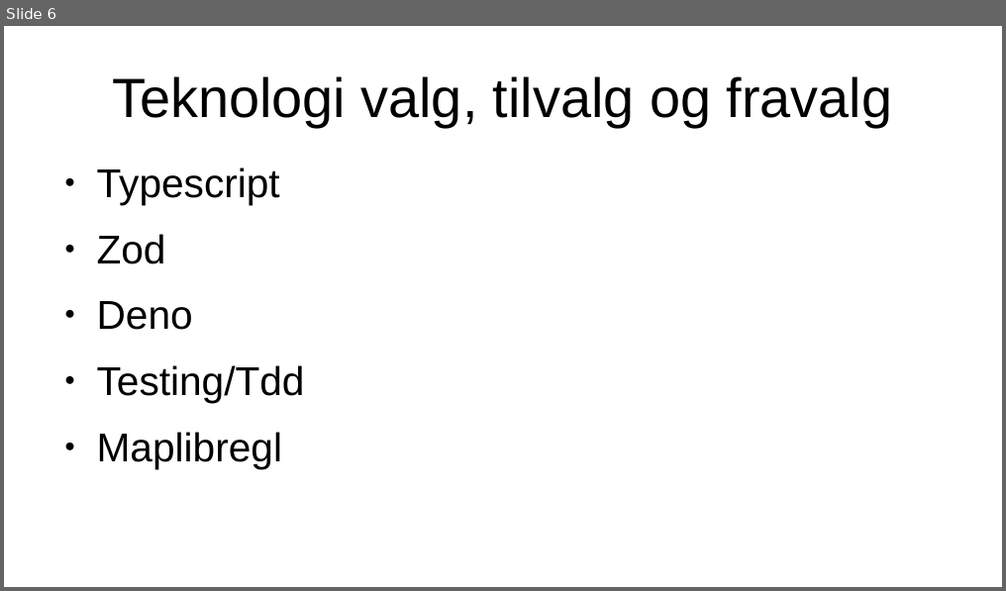
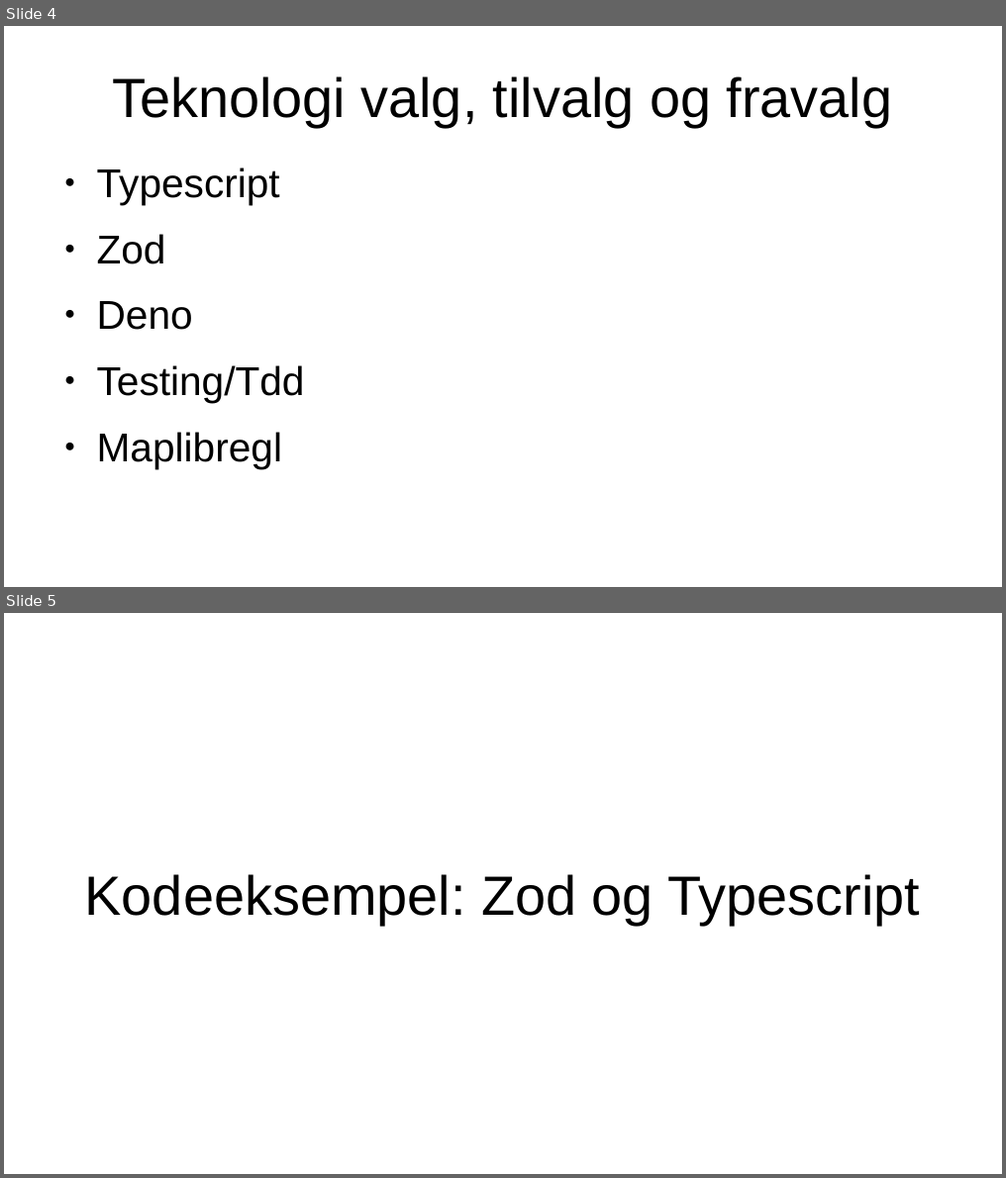
Before and after one commit to mtkonge/avarts, a slide deck: docs/tph.odp. Shown one above the other, each under a label of ours: slide 6 before the commit, slides 4 and 5 after it. The pictures are 1006x591 and 1006x1178 pixels, drawn with LibreOffice and Linux fonts; fonts in the diff are those of the drawing. Boxes give left, top, right and bottom in pixels: in the first picture for what was removed or moved away, otherwise in the second. Text is boxed around its words. In the diff, an @@ line names an element or a change of style, - is before the commit and + after.

```diff
--- a/docs/tph.odp
+++ b/docs/tph.odp
@@ slide 5 added at bbox=[4, 613, 1002, 1174], background #FFFFFF @@
@@ title added at bbox=[85, 874, 920, 925], 44 pt, text #000000 @@
+Kodeeksempel: Zod og Typescript
@@ what was slide 6 is now slide 4 @@
```
Also in this commit, not shown: 4 other slides added.
